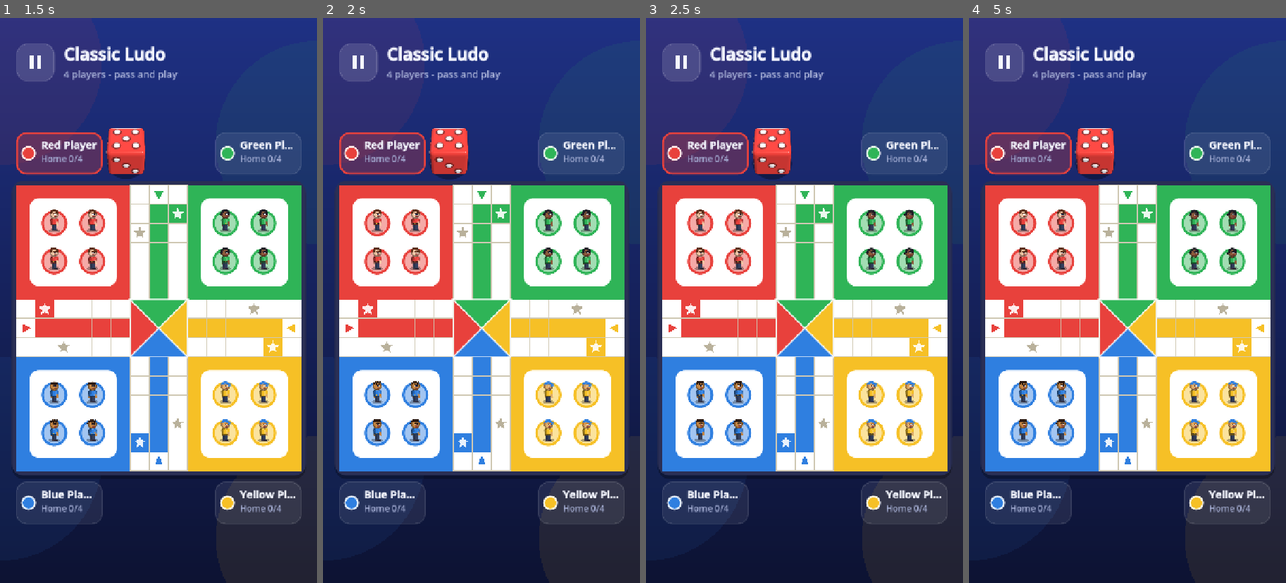
Above: before the commit, frames 1-4 (left to right).
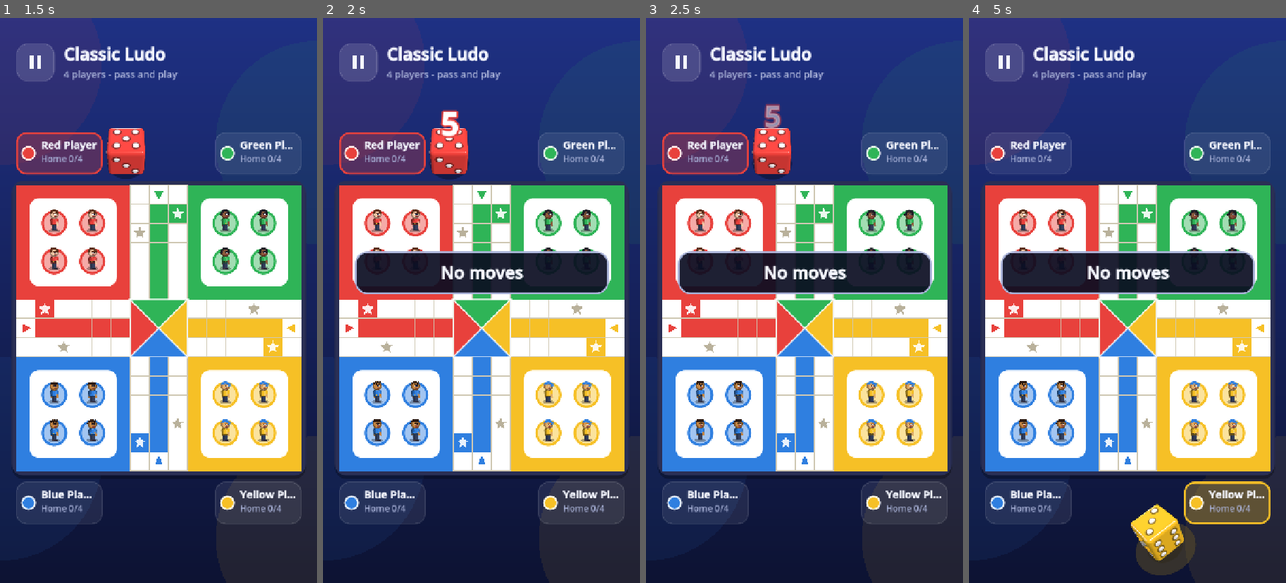
Above: after the commit, the same moments.

Repository: xtremrakib007/RsLUDO
Game: Godot game, scene res://scenes/screens/game.tscn
Two runs of this game, one before a commit and one after it. Both use one fixed random seed, a clock stepped at 60 frames per second and the inputs below. This scene is started directly instead of the project's main scene.
Inputs (mouse positions are in pixels of both pictures, inside the frame that each line leads up to; where the layout moved, square brackets give the same spot in the first picture):
- Up to frame 1 (1.5 s): click (126, 153) at 0.5 s; click (126, 153) at 1.25 s
- Up to frame 2 (2 s): no input
- Up to frame 3 (2.5 s): click (772, 153) at 2 s
- Up to frame 4 (5 s): click (1165, 153) [1095, 153] at 2.75 s; click (1159, 153) [1095, 153] at 3.5 s; click (1159, 153) [1095, 153] at 4.25 s

Frame 1 is identical in both runs. In frame 2, 6.2% of the frame differs, in the area x 10-91%, y 16-49%; in frame 3, 6.2%; in frame 4, 12%, in the area x 5-96%, y 19-99%.

Commit message:
Fix: the dice roll could wait forever after the bounce
The spin tween can finish just before the bounce does; waiting for its
finished signal afterwards never returned, which froze the turn. Only wait when
the spin is still running. Caught by the 3D dice test timing out.

Co-Authored-By: Claude Opus 5.5 <noreply@anthropic.com>
Claude-Session: https://claude.ai/code/session_01PxNJNDQdbjEGoucC67j9Ub

Diff:
--- a/scripts/three_d/dice_3d_view.gd
+++ b/scripts/three_d/dice_3d_view.gd
@@ -140,7 +140,9 @@
 	await t.finished
 	impact.emit(0.4)
 	_play_ripple(0.5)
-	await spin.finished
+	# The spin may already be over; only wait if it is still turning.
+	if spin.is_running():
+		await spin.finished
 
 	# Settle with a small springy wobble.
 	_cube.basis = Basis(_final_rotation)
